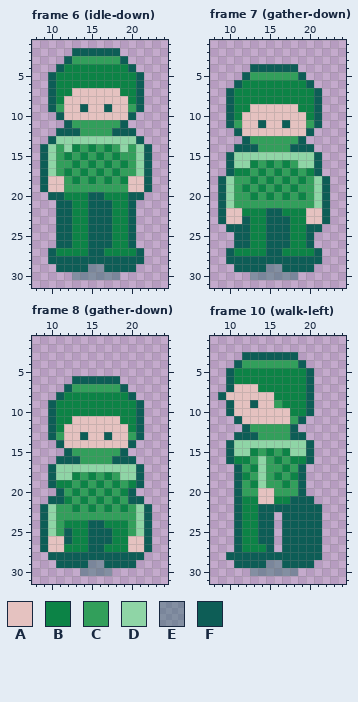
File history of a pixel-art file, assets/aseprite/actor_hero_mail.aseprite. The picture above was drawn from the file before the commit.
32x32 pixels, 36 frames. Shown: frame 6 (idle-down): x 8..24, y 1..31; frame 7 (gather-down): x 8..24, y 1..31; frame 8 (gather-down): x 8..24, y 1..31; frame 10 (walk-left): x 8..24, y 1..31. The commit also changed other frames, which this record leaves out.
Visible layers, top first: "actor", "shadow".
Palette (. is transparent): A #e5c2c0  B #0c8346  C #329f5b  D #8fd5a6  E #0d5d565a  F #0d5d56
Pixels before, frame 6 (idle-down), first column x 9:
 2 ....FFFFFF....
 3 ...FCCCCCCF...
 4 ..FBBBBBBBBF..
 5 .FBBBBBBBBBBF.
 6 .FBBBBBBBBBBF.
 7 .FBBAAAAAABBF.
 8 .FBAAAAAAAABF.
 9 .FCAAFAAFAACF.
10 ..FAAAAAAAAF..
11 ...FCCCCCCF...
12 ..FFFCCCCFFF..
13 .FDDDDDDDDDDF.
14 FDCDBCBCBCDCDF
15 FDCBCBCBCBCCDF
16 FDCCBCBCBCBCDF
17 FDCBCBCBCBCCDF
18 FAACBCBCBCBAAF
19 FAACCCCCCCCAAF
20 .FFBBBFFBBBFF.
21 ..FFBBFFFBBF..
22 ..FFBBFFFBBF..
23 ..FFBBFFFBBF..
24 ..FFBBFFFBBF..
25 ..FFBBFFFBBF..
26 ..FFBBFFFBBF..
27 .FBBBBFFBBBBF.
28 .FFFFFFFFFFFF.
29 ..FFFFEEFFFF..
30 ....EEEEEE....
Pixels before, frame 7 (gather-down), first column x 9:
 4 ....FFFFFF....
 5 ...FCCCCCCF...
 6 ..FBBBBBBBBF..
 7 .FBBBBBBBBBBF.
 8 .FBBBBBBBBBBF.
 9 .FBBAAAAAABBF.
10 .FBAAAAAAAABF.
11 .FCAAFAAFAACF.
12 ..FAAAAAAAAF..
13 ...FCCCCCCF...
14 ..FFFCCCCFFF..
15 .FDDDDDDDDDDF.
16 .FDDBCBCBCDDF.
17 .FBBCBCBCBCBF.
18 FDCCBCBCBCBCDF
19 FDCBCBCBCBCCDF
20 FDCCBCBCBCBCDF
21 FDCCCCCCCCCCDF
22 FAABBBFFBBBAAF
23 FAAFBBFFFBBAAF
24 .FFFBBFFFBBFF.
25 ..FFBBFFFBBF..
26 ..FFBBFFFBBF..
27 .FBBBBFFBBBBF.
28 .FFFFFFFFFFFF.
29 ..FFFFEEFFFF..
30 ....EEEEEE....
Pixels before, frame 8 (gather-down), first column x 9:
 6 ....FFFFFF....
 7 ...FCCCCCCF...
 8 ..FBBBBBBBBF..
 9 .FBBBBBBBBBBF.
10 .FBBBBBBBBBBF.
11 .FBBAAAAAABBF.
12 .FBAAAAAAAABF.
13 .FCAAFAAFAACF.
14 ..FAAAAAAAAF..
15 ...FCCCCCCF...
16 ..FFFCCCCFFF..
17 .FDDDDDDDDDDF.
18 .FDDBCBCBCDDF.
19 .FBBCBCBCBCBF.
20 ..FCBCBCBCBF..
21 .FFBCBCBCBCFF.
22 FDCCBCBCBCBCDF
23 FDCCCCCCCCCCDF
24 FDCBBBFFBBBCDF
25 FDCFBBFFFBBCDF
26 FAAFBBFFFBBAAF
27 FAABBBFFBBBAAF
28 .FFFFFFFFFFFF.
29 ..FFFFEEFFFF..
30 .....EEEE.....
Pixels before, frame 10 (walk-left), first column x 9:
 3 ...FFFFFFF...
 4 ..FCCCCCCCF..
 5 .FBBBBBBBBBF.
 6 .FBBBBBBBBBF.
 7 .FAAABBBBBBF.
 8 FAAAAAABBBBF.
 9 .FAAFAACBBBF.
10 .FAAAAAAABBF.
11 ..FAAAAAACF..
12 ...FCCCCCF...
13 ..FFFCCCCFF..
14 .FDDDDDDDDDF.
15 .FDDBCBCBDDF.
16 .FBBCDCBCBBF.
17 ..FCBDCCBCF..
18 ..FBCDCBCBF..
19 ..FCBDCCBCF..
20 ..FCCAACCCF..
21 ..FBBAABBFFF.
22 ..FBBFFFFFFFF
23 ..FBBFF.FFFFF
24 ..FBBFF.FFFFF
25 ..FBBFF.FFFFF
26 ..FBBFF.FFFFF
27 ..FBBBF.FFFFF
28 .FFFFFFFFFFFF
29 ..FFFFEEFFFF.
30 ....EEEEEE...
Now the later version:
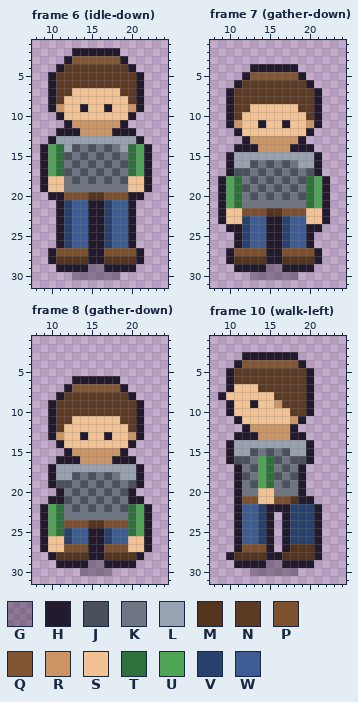
Colours new in this view: G #241a2e5a  H #241a2e  J #4a515c  K #6e7684  L #99a2b0  M #55341d  N #5c3a24  P #7d512f  Q #825535  R #cc9464  S #f2c292  T #2f713c  U #4fa555  V #28416d  W #3d5d94
The edit:
Changed rows in their new state; - is an unchanged pixel.
Frame 6 (idle-down), layers "actor", "shadow":
first column x 9:
 2 ----HHHHHH----
 3 ---HQQQQQQH---
 4 --HNNNNNNNNH--
 5 -HNNNNNNNNNNH-
 6 -HNNNNNNNNNNH-
 7 -HNNSSSSSSNNH-
 8 -HNSSSSSSSSNH-
 9 -HRSSHSSHSSRH-
10 --HSSSSSSSSH--
11 ---HRRRRRRH---
12 --HHHRRRRHHH--
13 -HLLLLLLLLLLH-
14 HUTLJKJKJKLTUH
15 HUTJKJKJKJKTUH
16 HUTKJKJKJKJTUH
17 HUTJKJKJKJKTUH
18 HSSKJKJKJKJSSH
19 HSSKKKKKKKKSSH
20 -HHPPPMMPPPHH-
21 --HVWWHHVWWH--
22 --HVWWHHVWWH--
23 --HVWWHHVWWH--
24 --HVWWHHVWWH--
25 --HVWWHHVWWH--
26 --HVWWHHVWWH--
27 -HPPPPHHPPPPH-
28 -HMMMMHHMMMMH-
29 --HHHHGGHHHH--
30 ----GGGGGG----
Frame 7 (gather-down), layers "actor", "shadow":
first column x 9:
 4 ----HHHHHH----
 5 ---HQQQQQQH---
 6 --HNNNNNNNNH--
 7 -HNNNNNNNNNNH-
 8 -HNNNNNNNNNNH-
 9 -HNNSSSSSSNNH-
10 -HNSSSSSSSSNH-
11 -HRSSHSSHSSRH-
12 --HSSSSSSSSH--
13 ---HRRRRRRH---
14 --HHHRRRRHHH--
15 -HLLLLLLLLLLH-
16 -HLLJKJKJKLLH-
17 -HJJKJKJKJKJH-
18 HUTKJKJKJKJTUH
19 HUTJKJKJKJKTUH
20 HUTKJKJKJKJTUH
21 HUTKKKKKKKKTUH
22 HSSPPPMMPPPSSH
23 HSSVWWHHVWWSSH
24 -HHVWWHHVWWHH-
25 --HVWWHHVWWH--
26 --HVWWHHVWWH--
27 -HPPPPHHPPPPH-
28 -HMMMMHHMMMMH-
29 --HHHHGGHHHH--
30 ----GGGGGG----
Frame 8 (gather-down), layers "actor", "shadow":
first column x 9:
 6 ----HHHHHH----
 7 ---HQQQQQQH---
 8 --HNNNNNNNNH--
 9 -HNNNNNNNNNNH-
10 -HNNNNNNNNNNH-
11 -HNNSSSSSSNNH-
12 -HNSSSSSSSSNH-
13 -HRSSHSSHSSRH-
14 --HSSSSSSSSH--
15 ---HRRRRRRH---
16 --HHHRRRRHHH--
17 -HLLLLLLLLLLH-
18 -HLLJKJKJKLLH-
19 -HJJKJKJKJKJH-
20 --HKJKJKJKJH--
21 -HHJKJKJKJKHH-
22 HUTKJKJKJKJTUH
23 HUTKKKKKKKKTUH
24 HUTPPPMMPPPTUH
25 HUTVWWHHVWWTUH
26 HSSVWWHHVWWSSH
27 HSSPPPHHPPPSSH
28 -HMMMMHHMMMMH-
29 --HHHHGGHHHH--
30 -----GGGG-----
Frame 10 (walk-left), layers "actor", "shadow":
first column x 9:
 3 ---HHHHHHH---
 4 --HQQQQQQQH--
 5 -HNNNNNNNNNH-
 6 -HNNNNNNNNNH-
 7 -HSSSNNNNNNH-
 8 HSSSSSSNNNNH-
 9 -HSSHSSRNNNH-
10 -HSSSSSSSNNH-
11 --HSSSSSSRH--
12 ---HRRRRRH---
13 --HHHRRRRHH--
14 -HLLLLLLLLLH-
15 -HLLJKJKJLLH-
16 -HJJKUTJKJJH-
17 --HKJUTKJKH--
18 --HJKUTJKJH--
19 --HKJUTKJKH--
20 --HKKSSKKKH--
21 --HPPSSPPMHH-
22 --HWWVHHHVVVH
23 --HWWVH-HVVVH
24 --HWWVH-HVVVH
25 --HWWVH-HVVVH
26 --HWWVH-HVVVH
27 --HPPPH-HMMMH
28 -HMMMMHHMMMMH
29 --HHHHGGHHHH-
30 ----GGGGGG---
Pixel boxes of the changes (left, top, right, bottom) in both pictures:
changed: (40, 48, 152, 280)
changed: (218, 64, 330, 280)
changed: (40, 376, 152, 576)
changed: (218, 352, 322, 576)
